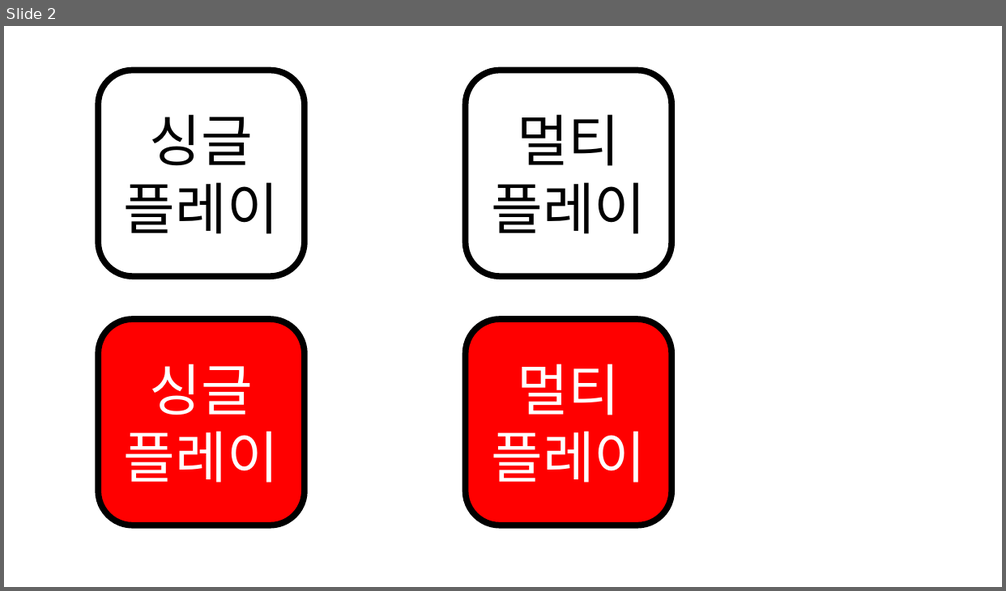
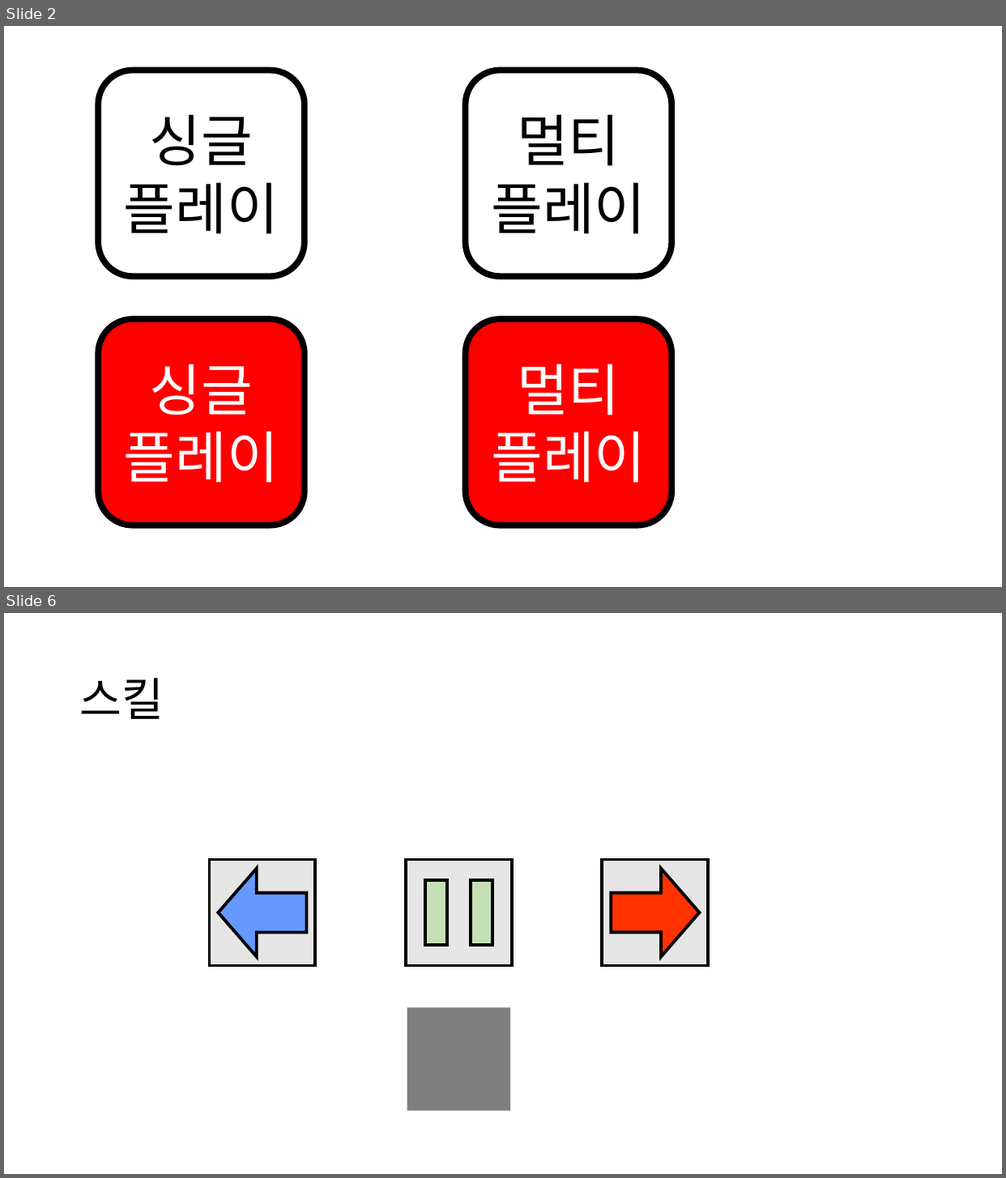
Before and after one commit to yimgunho/Witch_of_Time, a slide deck: 리소스 제작.pptx. Shown one above the other, each under a label of ours: slide 2 before the commit, slides 2 and 6 after it; the slides between them are not shown. The pictures are 1006x591 and 1006x1178 pixels, drawn with LibreOffice and Linux fonts; fonts in the diff are those of the drawing. Boxes give left, top, right and bottom in pixels: in the first picture for what was removed or moved away, otherwise in the second. Text is boxed around its words. In the diff, an @@ line names an element or a change of style, - is before the commit and + after.

```diff
--- a/리소스 제작.pptx
+++ b/리소스 제작.pptx
@@ slide 6 added at (x1=4, y1=613, x2=1002, y2=1174), background #FFFFFF @@
@@ title added at (x1=80, y1=678, x2=164, y2=719), 44 pt, text #000000 @@
+스킬
@@ rectangle added at (x1=209, y1=860, x2=315, y2=966), fill #E7E6E6, outline #000000 3 pt @@
@@ right arrow added at (x1=218, y1=868, x2=306, y2=956), fill #6699FF, outline #000000 3 pt @@
@@ rectangle added at (x1=406, y1=860, x2=513, y2=966), fill #E7E6E6, outline #000000 3 pt @@
@@ math equal added at (x1=415, y1=868, x2=503, y2=956), fill #C5E0B4, outline #000000 3 pt @@
@@ rectangle added at (x1=602, y1=860, x2=709, y2=966), fill #E7E6E6, outline #000000 3 pt @@
@@ right arrow added at (x1=612, y1=868, x2=700, y2=956), fill #FF3300, outline #000000 3 pt @@
@@ rectangle added at (x1=407, y1=1007, x2=511, y2=1111), fill #000000 at 50% opacity @@
```
Also in this commit, not shown: 3 other slides added, 15 other files.
